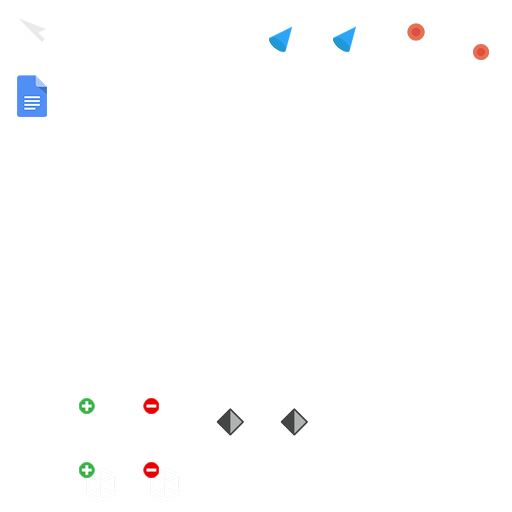
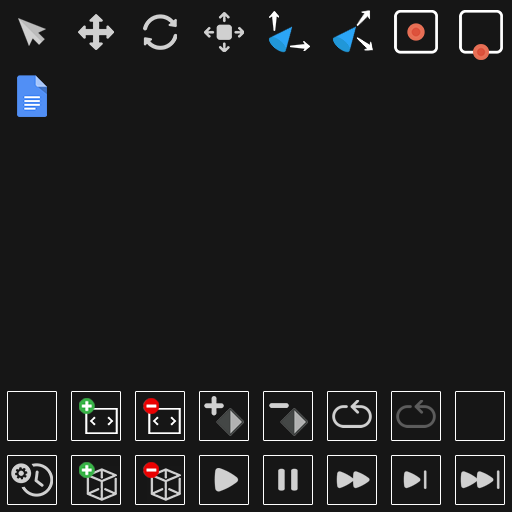
The second 512x512 image is a revision of the first. Changes to its layers:
showed "iconCrop copy" over [8, 392, 504, 440]
showed "iconCrop" over [8, 456, 504, 504]
showed "Layer 0" over [0, 0, 512, 512]
